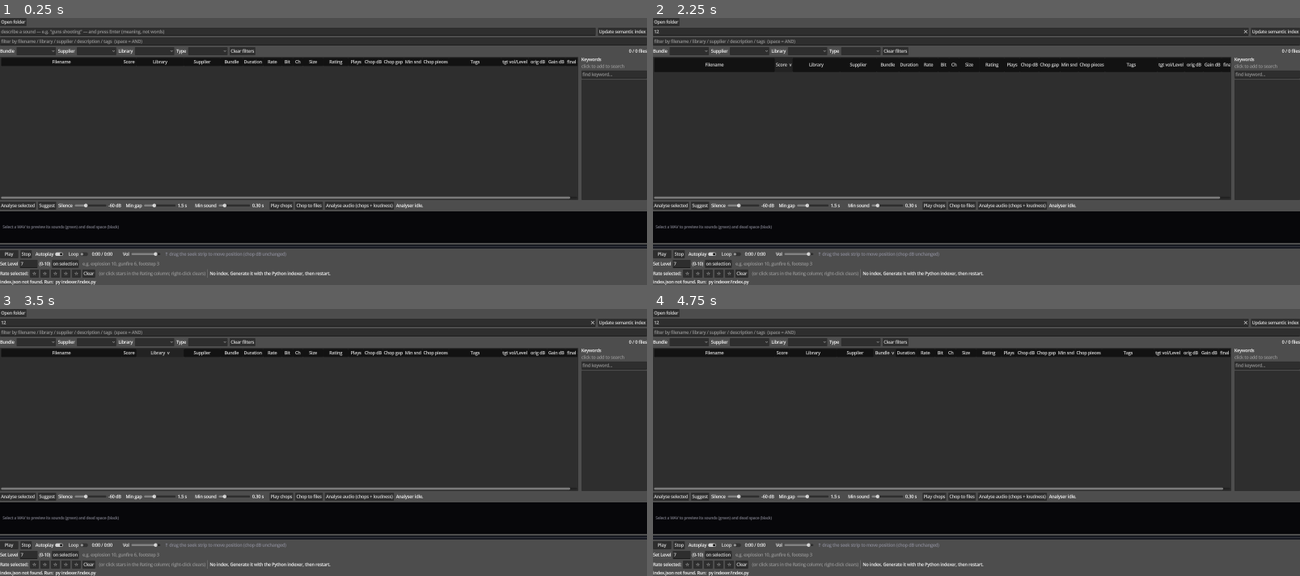
Above: before the commit, frames 1-4 (two rows, left to right).
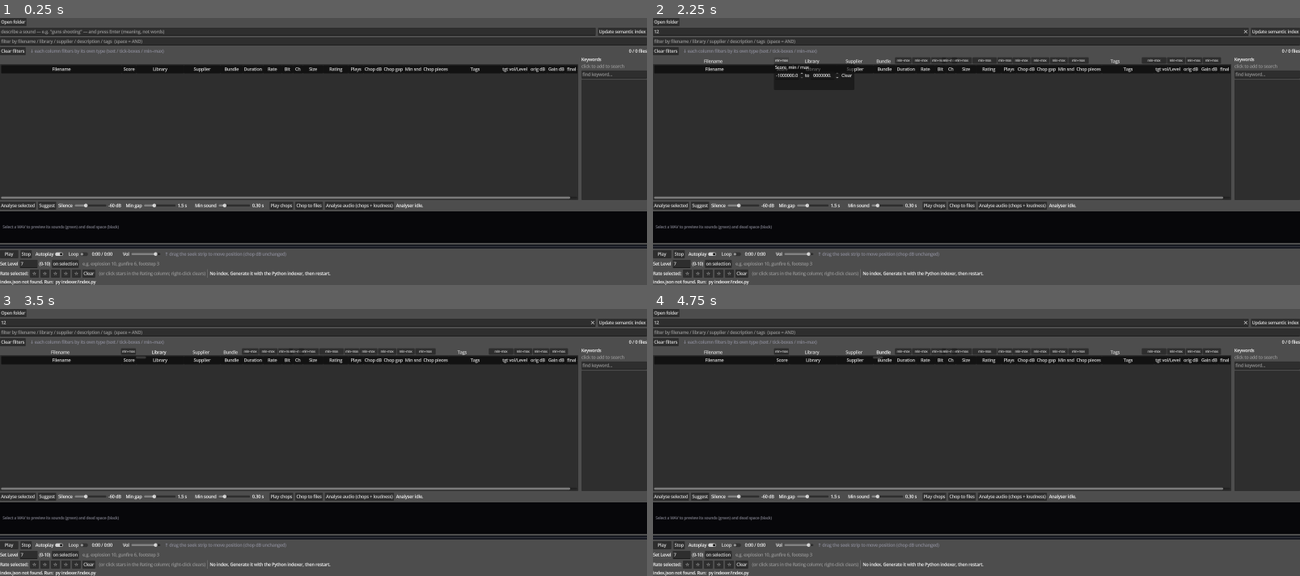
Above: after the commit, the same moments.

Repository: benedictcarter/sound_lib
Game: Godot game, scene res://main.tscn
The game is run twice, just before and just after one commit, with the same random seed, the same clock (stepped at 60 frames per second) and the same inputs.
Inputs (mouse positions are in pixels of both pictures, inside the frame that each line leads up to):
- Up to frame 1 (0.25 s): no input
- Up to frame 2 (2.25 s): click (950, 31) at 0.52 s; type "12" at 0.6 s; click (976, 42) at 0.75 s; type "Alex" at 0.83 s; click "Clear filters" at 1.25 s; click (782, 60) at 2 s, where only the run after the commit has a clickable "min–max"
- Up to frame 3 (3.5 s): click (161, 351) at 2.75 s, where only the run after the commit has a clickable "Library"
- Up to frame 4 (4.75 s): click (853, 351) at 3.5 s, where only the run after the commit has a clickable "Supplier"; click (885, 351) at 4.25 s, where only the run after the commit has a clickable "Bundle"

The runs differ from the first frame. In frame 1, 5.5% of the frame differs, in the area x 0-90%, y 10-21%; in frame 2, 4.4%; in frame 3, 5.2%; in frame 4, 5.2%.

Commit message:
Per-column native filters (text / tick-box / min-max), aligned above columns
Replaced the 4 dropdown filters with a per-column filter header that sits in the
table's left pane (so it shares the tree's column widths + horizontal scroll and
lines up over each column via _layout_filter_header in _process). Each column
gets the control its type warrants:
- high-cardinality strings (Filename/Library/Supplier/Tags) -> text substring
- low-cardinality strings (Bundle) -> multi-select tick-box menu
- numerics (Duration/Size/dB/Score/chop/...) -> a shared min-max popup
Filters combine (AND) via _passes_col_filters and also narrow semantic results.
Kept the global quick-filter box. 'Clear filters' resets all. Removed the old
OptionButton dropdowns + their prefs. Cols/sorting unchanged.

Co-Authored-By: Claude Opus 4.8 <noreply@anthropic.com>

Diff:
--- a/app/main.gd
+++ b/app/main.gd
@@ -296,10 +296,20 @@
 var _search: LineEdit
 var _lib_label: Label                 # library-root path shown top-left
 var _vol_slider: HSlider
-var _bundle_opt: OptionButton
-var _supplier_opt: OptionButton
-var _library_opt: OptionButton
-var _ext_opt: OptionButton
+# per-column filter header (aligned above the columns; type per column)
+var _filter_header: Control
+var _colfilters: Dictionary = {}      # col -> the filter control node
+var _filter_text: Dictionary = {}     # col -> lowercased substring (text columns)
+var _filter_set: Dictionary = {}      # col -> {value:true} allow-set (tick columns)
+var _filter_min: Dictionary = {}      # col -> float min (numeric columns)
+var _filter_max: Dictionary = {}      # col -> float max (numeric columns)
+var _distinct_cache: Dictionary = {}  # col -> sorted distinct string values
+var _num_popup: PopupPanel            # shared min/max editor for numeric columns
+var _num_min: SpinBox
+var _num_max: SpinBox
+var _num_lbl: Label
+var _num_popup_col: int = -1
+const TICK_MAX := 25                   # <= this many distinct -> tickbox, else text filter
 var _autoplay: CheckButton
 var _tree: Tree
 var _count_label: Label
@@ -442,20 +452,7 @@
 		_vol_slider.value = float(_prefs["volume"])       # value_changed -> _on_volume_changed
 	if _prefs.has("search"):
 		_search.text = String(_prefs["search"])
-	_restore_filter(_bundle_opt, String(_prefs.get("f_bundle", "")))
-	_restore_filter(_supplier_opt, String(_prefs.get("f_supplier", "")))
-	_restore_filter(_library_opt, String(_prefs.get("f_library", "")))
-	_restore_filter(_ext_opt, String(_prefs.get("f_ext", "")))
 	_apply()
-
-
-func _restore_filter(opt: OptionButton, value: String) -> void:
-	if value == "":
-		return
-	for i in opt.item_count:
-		if String(opt.get_item_metadata(i)) == value:
-			opt.select(i)
-			return
 
 
 func _save_prefs() -> void:
@@ -466,8 +463,6 @@
 		"col_w": _col_w.duplicate(),
 		"sort_col": _sort_col, "sort_asc": _sort_asc,
 		"search": _search.text if _search else "",
-		"f_bundle": _selected_meta(_bundle_opt), "f_supplier": _selected_meta(_supplier_opt),
-		"f_library": _selected_meta(_library_opt), "f_ext": _selected_meta(_ext_opt),
 		"autoplay": _autoplay.button_pressed if _autoplay else true,
 		"loop": _loop_on,
 		"volume": _global_vol,
@@ -551,20 +546,20 @@
 	_autoplay.text = "Autoplay"
 	_autoplay.button_pressed = true
 
-	# --- toolbar row 2: filters -----------------------------------------
+	# --- toolbar row 2: clear + count (per-column filters live above the table) --
 	var bar2 := HBoxContainer.new()
 	bar2.add_theme_constant_override("separation", 8)
 	root.add_child(bar2)
-
-	_bundle_opt = _add_filter(bar2, "Bundle")
-	_supplier_opt = _add_filter(bar2, "Supplier")
-	_library_opt = _add_filter(bar2, "Library")
-	_ext_opt = _add_filter(bar2, "Type")
 
 	var clear := Button.new()
 	clear.text = "Clear filters"
 	clear.pressed.connect(_on_clear)
 	bar2.add_child(clear)
+
+	var fhint := Label.new()
+	fhint.text = "  ↓ each column filters by its own type (text / tick-boxes / min–max)"
+	fhint.add_theme_color_override("font_color", Color(0.55, 0.55, 0.6))
+	bar2.add_child(fhint)
 
 	_count_label = Label.new()
 	_count_label.size_flags_horizontal = Control.SIZE_EXPAND_FILL
@@ -603,10 +598,24 @@
 	split.size_flags_vertical = Control.SIZE_EXPAND_FILL
 	split.size_flags_horizontal = Control.SIZE_EXPAND_FILL
 	root.add_child(split)
-	split.add_child(_tree)
+
+	# left pane = per-column filter header ABOVE the tree, so it shares the tree's
+	# column widths / horizontal scroll and lines up over the columns.
+	var left := VBoxContainer.new()
+	left.add_theme_constant_override("separation", 0)
+	left.size_flags_horizontal = Control.SIZE_EXPAND_FILL
+	left.size_flags_vertical = Control.SIZE_EXPAND_FILL
+	_filter_header = Control.new()
+	_filter_header.custom_minimum_size = Vector2(0, 28)
+	_filter_header.clip_contents = true
+	left.add_child(_filter_header)
+	left.add_child(_tree)
+	split.add_child(left)
 	split.add_child(_build_keyword_panel())
 	# big offset -> table takes the slack, keyword panel rests at its min width
 	split.set_deferred("split_offset", 5000)
+
+	_build_num_popup()
 
 	_build_analyser(root)
 
@@ -776,15 +785,199 @@
 	add_child(_chop_save_debounce)
 
 
-func _add_filter(parent: HBoxContainer, label: String) -> OptionButton:
-	var l := Label.new()
-	l.text = label
-	parent.add_child(l)
-	var o := OptionButton.new()
-	o.custom_minimum_size = Vector2(150, 0)
-	o.item_selected.connect(func(_i): _apply())
-	parent.add_child(o)
-	return o
+# ===========================================================================
+#  Per-column filters (text / tick-box / min–max, by column type)
+# ===========================================================================
+# The string value a column filters on (text + tick columns).
+func _filter_string_value(rec: Dictionary, col: int) -> String:
+	match col:
+		COL_FILENAME: return String(rec.get("filename", ""))
+		COL_LIBRARY: return String(rec.get("library", ""))
+		COL_SUPPLIER: return String(rec.get("supplier", ""))
+		COL_BUNDLE: return String(rec.get("bundle", ""))
+		COL_TAGS: return _get_tags(rec)
+	return ""
+
+
+const STRING_FILTER_COLS := [COL_FILENAME, COL_LIBRARY, COL_SUPPLIER, COL_BUNDLE, COL_TAGS]
+
+
+func _distinct_values(col: int) -> Array:
+	if _distinct_cache.has(col):
+		return _distinct_cache[col]
+	var seen := {}
+	for rec in _all:
+		var v := _filter_string_value(rec, col)
+		if v != "":
+			seen[v] = true
+	var vals := seen.keys()
+	vals.sort_custom(func(a, b): return a.naturalnocasecmp_to(b) < 0)
+	_distinct_cache[col] = vals
+	return vals
+
+
+# "num" (min/max), "tick" (few distinct -> checkboxes), "text" (substring), or "".
+func _col_filter_kind(col: int) -> String:
+	if col in NUMERIC_COLS:
+		return "num"
+	if col in STRING_FILTER_COLS:
+		return "tick" if _distinct_values(col).size() <= TICK_MAX else "text"
+	return ""
+
+
+# Build a filter control per column inside the aligned header (after data load).
+func _build_filter_controls() -> void:
+	_distinct_cache = {}
+	for c in _colfilters:
+		_colfilters[c].queue_free()
+	_colfilters = {}
+	for col in COL_COUNT:
+		var ctrl: Control = null
+		match _col_filter_kind(col):
+			"text":
+				var le := LineEdit.new()
+				le.placeholder_text = "filter"
+				le.add_theme_font_size_override("font_size", 12)
+				le.text_changed.connect(func(t: String):
+					var s := t.strip_edges().to_lower()
+					if s == "": _filter_text.erase(col)
+					else: _filter_text[col] = s
+					_debounce.start())
+				ctrl = le
+			"tick":
+				var mb := MenuButton.new()
+				mb.text = COL_TITLES[col]
+				mb.clip_text = true
+				var pop := mb.get_popup()
+				pop.hide_on_checkable_item_selection = false
+				var vals := _distinct_values(col)
+				for i in vals.size():
+					pop.add_check_item(_short_bundle(vals[i]) if col == COL_BUNDLE else vals[i], i)
+					pop.set_item_metadata(i, vals[i])
+				pop.id_pressed.connect(_on_tick_toggled.bind(col, mb))
+				ctrl = mb
+			"num":
+				var b := Button.new()
+				b.text = "min–max"
+				b.add_theme_font_size_override("font_size", 11)
+				b.pressed.connect(_on_num_filter_pressed.bind(col, b))
+				ctrl = b
+		if ctrl:
+			ctrl.tooltip_text = COL_TITLES[col]
+			_filter_header.add_child(ctrl)
+			_colfilters[col] = ctrl
+	_layout_filter_header()
+
+
+func _on_tick_toggled(id: int, col: int, mb: MenuButton) -> void:
+	var pop := mb.get_popup()
+	var idx := pop.get_item_index(id)
+	var checked := not pop.is_item_checked(idx)
+	pop.set_item_checked(idx, checked)
+	var s: Dictionary = _filter_set.get(col, {})
+	var val := String(pop.get_item_metadata(idx))
+	if checked: s[val] = true
+	else: s.erase(val)
+	if s.is_empty(): _filter_set.erase(col)
+	else: _filter_set[col] = s
+	mb.text = COL_TITLES[col] + ("" if s.is_empty() else " (%d)" % s.size())
+	_apply()
+
+
+func _on_num_filter_pressed(col: int, btn: Button) -> void:
+	_num_popup_col = col
+	_num_lbl.text = "%s  min / max" % COL_TITLES[col]
+	_num_min.set_value_no_signal(_filter_min.get(col, _num_min.min_value))
+	_num_max.set_value_no_signal(_filter_max.get(col, _num_max.max_value))
+	var gp := btn.get_screen_position()
+	_num_popup.position = Vector2i(int(gp.x), int(gp.y + btn.size.y))
+	_num_popup.popup()
+
+
+func _build_num_popup() -> void:
+	_num_popup = PopupPanel.new()
+	add_child(_num_popup)
+	var vb := VBoxContainer.new()
+	_num_popup.add_child(vb)
+	_num_lbl = Label.new()
+	vb.add_child(_num_lbl)
+	var row := HBoxContainer.new()
+	vb.add_child(row)
+	_num_min = _make_num_spin()
+	_num_max = _make_num_spin()
+	row.add_child(_num_min)
+	var dash := Label.new(); dash.text = "to"; row.add_child(dash)
+	row.add_child(_num_max)
+	var clearb := Button.new()
+	clearb.text = "Clear"
+	clearb.pressed.connect(_on_num_filter_clear)
+	row.add_child(clearb)
+	_num_min.value_changed.connect(func(v): _on_num_filter_changed())
+	_num_max.value_changed.connect(func(v): _on_num_filter_changed())
+
+
+func _make_num_spin() -> SpinBox:
+	var s := SpinBox.new()
+	s.min_value = -1000000.0
+	s.max_value = 1000000000.0
+	s.step = 0.1
+	s.custom_minimum_size = Vector2(110, 0)
+	return s
+
+
+func _on_num_filter_changed() -> void:
+	if _num_popup_col < 0:
+		return
+	_filter_min[_num_popup_col] = _num_min.value
+	_filter_max[_num_popup_col] = _num_max.value
+	_mark_num_btn(_num_popup_col)
+	_apply()
+
+
+func _on_num_filter_clear() -> void:
+	if _num_popup_col < 0:
+		return
+	_filter_min.erase(_num_popup_col)
+	_filter_max.erase(_num_popup_col)
+	_mark_num_btn(_num_popup_col)
+	_num_popup.hide()
+	_apply()
+
+
+func _mark_num_btn(col: int) -> void:
+	var b: Variant = _colfilters.get(col)
+	if b is Button:
+		var active: bool = _filter_min.has(col) or _filter_max.has(col)
+		b.text = ("%g–%g" % [_filter_min.get(col, 0.0), _filter_max.get(col, 0.0)]) if active else "min–max"
+
+
+# Position each filter control over its column (tracks resize + horizontal scroll).
+func _layout_filter_header() -> void:
+	if _filter_header == null:
+		return
+	var h := _filter_header.size.y
+	var x := -float(_tree.get_scroll().x) if _tree else 0.0
+	for col in COL_COUNT:
+		var ctrl: Variant = _colfilters.get(col)
+		if ctrl != null:
+			ctrl.position = Vector2(x + 1.0, 2.0)
+			ctrl.size = Vector2(maxf(8.0, _col_w[col] - 2.0), h - 4.0)
+		x += _col_w[col]
+
+
+# Does a row pass every active per-column filter?
+func _passes_col_filters(rec: Dictionary) -> bool:
+	for col in _filter_text:                       # substring (text columns)
+		if not _filter_string_value(rec, col).to_lower().contains(String(_filter_text[col])):
+			return false
+	for col in _filter_set:                        # allow-set (tick columns)
+		if not _filter_set[col].has(_filter_string_value(rec, col)):
+			return false
+	for col in _filter_min:                        # numeric range
+		var v := float(_sort_value(rec, col))
+		if v < float(_filter_min[col]) or v > float(_filter_max.get(col, 1e18)):
+			return false
+	return true
 
 
 func _build_keyword_panel() -> Control:
@@ -922,7 +1115,7 @@
 	_status_label.text = "Library root: %s   |   indexed %s" % [
 		_library_root, str(data.get("generated", "?"))
 	]
-	_populate_filters()
+	_build_filter_controls()
 	_build_keywords()
 	_apply()
 
@@ -1020,30 +1213,6 @@
 	_apply()
 
 
-func _populate_filters() -> void:
-	_fill_option(_bundle_opt, "bundle", true)
-	_fill_option(_supplier_opt, "supplier", false)
-	_fill_option(_library_opt, "library", false)
-	_fill_option(_ext_opt, "ext", false)
-
-
-func _fill_option(opt: OptionButton, field: String, short: bool) -> void:
-	var seen := {}
-	for rec in _all:
-		var v := String(rec.get(field, ""))
-		if v != "":
-			seen[v] = true
-	var values := seen.keys()
-	values.sort_custom(func(a, b): return a.naturalnocasecmp_to(b) < 0)
-	opt.clear()
-	opt.add_item("All %s" % field.capitalize())
-	opt.set_item_metadata(0, "")
-	for v in values:
-		var disp: String = _short_bundle(v) if short else String(v)
-		opt.add_item(disp)
-		opt.set_item_metadata(opt.item_count - 1, v)
-
-
 # ===========================================================================
 #  Filtering / sorting
 # ===========================================================================
@@ -1067,28 +1236,12 @@
 
 func _on_clear() -> void:
 	_search.text = ""
-	for o in [_bundle_opt, _supplier_opt, _library_opt, _ext_opt]:
-		o.select(0)
+	_filter_text = {}
+	_filter_set = {}
+	_filter_min = {}
+	_filter_max = {}
+	_build_filter_controls()                       # reset every column control's UI
 	_apply()
-
-
-func _selected_meta(opt: OptionButton) -> String:
-	var i := opt.get_selected()
-	return String(opt.get_item_metadata(i)) if i >= 0 else ""
-
-
-# The dropdown (Bundle/Supplier/Library/Type) filters, shared by keyword + semantic.
-func _passes_dropdown_filters(rec: Dictionary) -> bool:
-	var f_bundle := _selected_meta(_bundle_opt)
-	if f_bundle != "" and String(rec.get("bundle", "")) != f_bundle:
-		return false
-	if _selected_meta(_supplier_opt) != "" and String(rec.get("supplier", "")) != _selected_meta(_supplier_opt):
-		return false
-	if _selected_meta(_library_opt) != "" and String(rec.get("library", "")) != _selected_meta(_library_opt):
-		return false
-	if _selected_meta(_ext_opt) != "" and String(rec.get("ext", "")) != _selected_meta(_ext_opt):
-		return false
-	return true
 
 
 # The text box filters the BASE set: the semantic results (in rank order) when a
@@ -1098,7 +1251,7 @@
 	var tokens := _search.text.strip_edges().to_lower().split(" ", false)
 	_filtered = []
 	for rec in base:
-		if not _passes_dropdown_filters(rec):
+		if not _passes_col_filters(rec):
 			continue
 		if tokens.size() > 0:
 			var hay := (
@@ -1813,6 +1966,7 @@
 
 func _process(_delta: float) -> void:
 	_update_rating_hover()
+	_layout_filter_header()                        # keep filters aligned over columns
 	# playback cursor + play dot on the visualiser, when the loaded file is the one
 	# shown in the analyser (playing OR paused).
 	if _graph and not _an_levels.is_empty():
Not shown, changed: README.md
